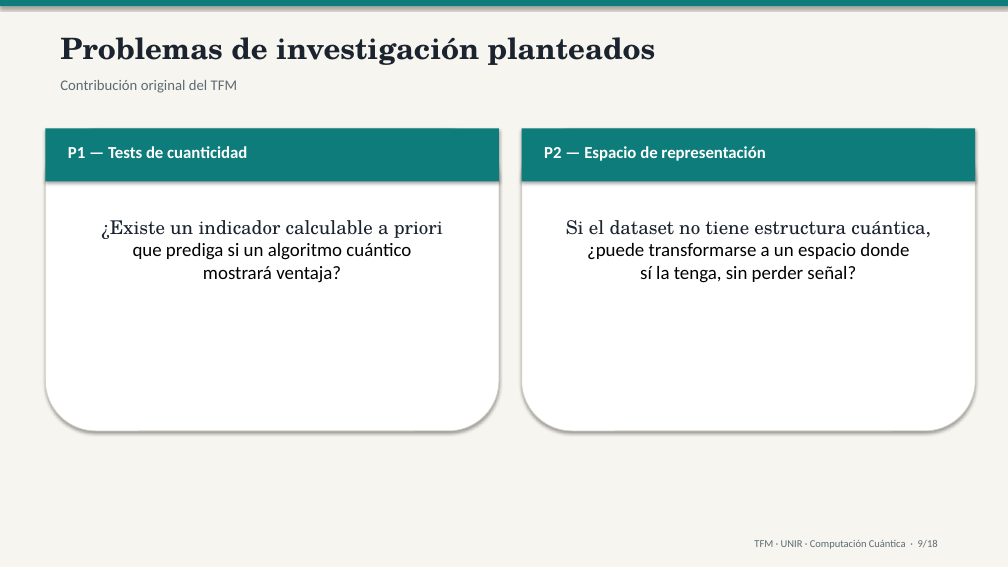
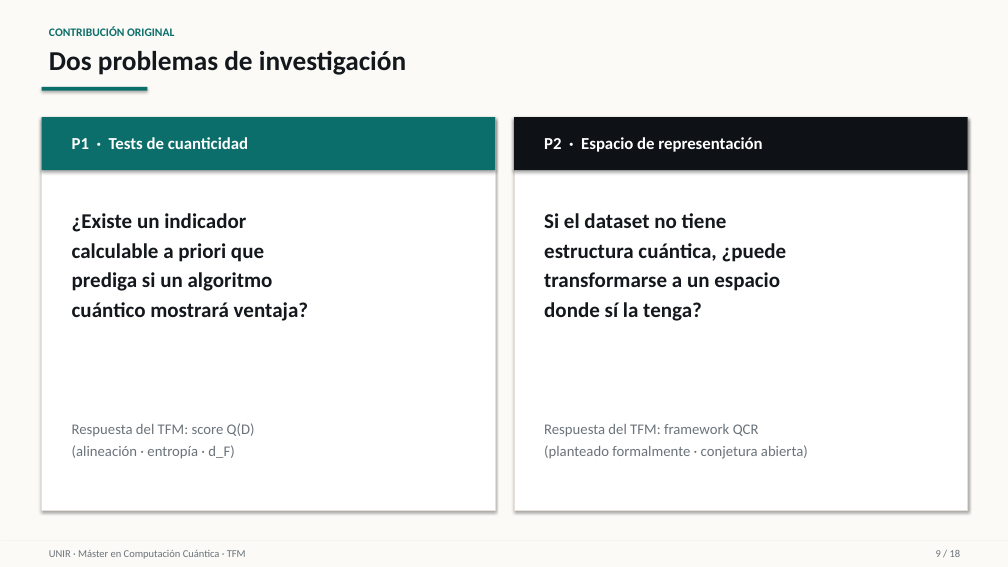
Before and after one commit to juandapradam12/OldUNIR-MasterQC-QuantumAdvantageInDataScienceOld, a slide deck: slide 9 of Entregas/Defensa/Defensa_TFM_QuantumAdvantage.pptx. Drawn at 1008x567 pixels with LibreOffice and Linux fonts; fonts in the diff are those of the drawing. Boxes give left, top, right and bottom in pixels: in the first picture for what was removed or moved away, otherwise in the second. Text is boxed around its words. In the diff, an @@ line names an element or a change of style, - is before the commit and + after.

```diff
--- a/Entregas/Defensa/Defensa_TFM_QuantumAdvantage.pptx
+++ b/Entregas/Defensa/Defensa_TFM_QuantumAdvantage.pptx
@@ rectangle at [0,0,1008,567]: fill #F7F5F0 to #FBFAF7 @@
@@ rectangle removed at [0,0,1008,6] @@
@@ text at [49,26,174,36]: text changed; size 14 to 11 pt; text colour #5C6B73 to #0B6E6A; bold on @@
-Contribución original del TFM
+CONTRIBUCIÓN ORIGINAL
@@ text at [49,51,406,75]: text changed; size 28 to 26 pt; font TeX Gyre Schola to Calibri; text colour #1A232E to #14181C @@
-Problemas de investigación planteados
+Dos problemas de investigación
@@ rectangle added at [42,87,147,91], fill #0B6E6A @@
@@ rectangle: place and size @@
-rectangle at [45,129,499,181]
+rectangle at [42,117,495,170]
@@ rectangle at [42,117,495,170]: fill #0E7C7B to #0B6E6A @@
@@ rectangle: place and size @@
-rectangle at [45,129,499,431]
+rectangle at [42,117,495,510]
@@ rectangle at [42,117,495,510]: rounded rectangle to rectangle; outline #D4CFC4 0.75 pt to #E6E1D8 1 pt @@
@@ rectangle: place and size @@
-rectangle at [522,129,975,181]
+rectangle at [514,117,968,170]
@@ rectangle at [514,117,968,170]: fill #0E7C7B to #0E1216 @@
@@ rectangle added at [514,117,968,510], fill #FFFFFF, outline #E6E1D8 1 pt @@
@@ text at [72,137,248,149]: text changed @@
-P1 — Tests de cuanticidad
+P1 · Tests de cuanticidad
@@ rounded rectangle removed at [522,129,975,431] @@
@@ text at [544,137,762,152]: text changed @@
-P2 — Espacio de representación
+P2 · Espacio de representación
@@ text at [72,213,308,321]: text changed; size 18 to 20 pt; text colour #000000 to #14181C; bold on @@
-¿Existe un indicador calculable a priori
-que prediga si un algoritmo cuántico
-mostrará ventaja?
+¿Existe un indicador
+calculable a priori que
+prediga si un algoritmo
+cuántico mostrará ventaja?
@@ text at [544,213,787,321]: text changed; size 18 to 20 pt; text colour #000000 to #14181C; bold on @@
-Si el dataset no tiene estructura cuántica,
-¿puede transformarse a un espacio donde
-sí la tenga, sin perder señal?
+Si el dataset no tiene
+estructura cuántica, ¿puede
+transformarse a un espacio
+donde sí la tenga?
@@ text added at [72,423,255,459], 14 pt, text #6B737A @@
+Respuesta del TFM: score Q(D)
+(alineación · entropía · d_F)
@@ text added at [544,424,808,459], 14 pt, text #6B737A @@
+Respuesta del TFM: framework QCR
+(planteado formalmente · conjetura abierta)
@@ rectangle added at [0,541,1008,567], fill #FBFAF7 @@
@@ text at [49,550,246,559]: text changed; text colour #5C6B73 to #6B737A @@
-TFM · UNIR · Computación Cuántica · 9/18
+UNIR · Máster en Computación Cuántica · TFM
@@ text added at [936,550,961,557], 10 pt, text #6B737A @@
+9 / 18
```
Also in this commit, not shown: 15 other slides changed, 2 slides added, 2 slides removed, 1 other file.
